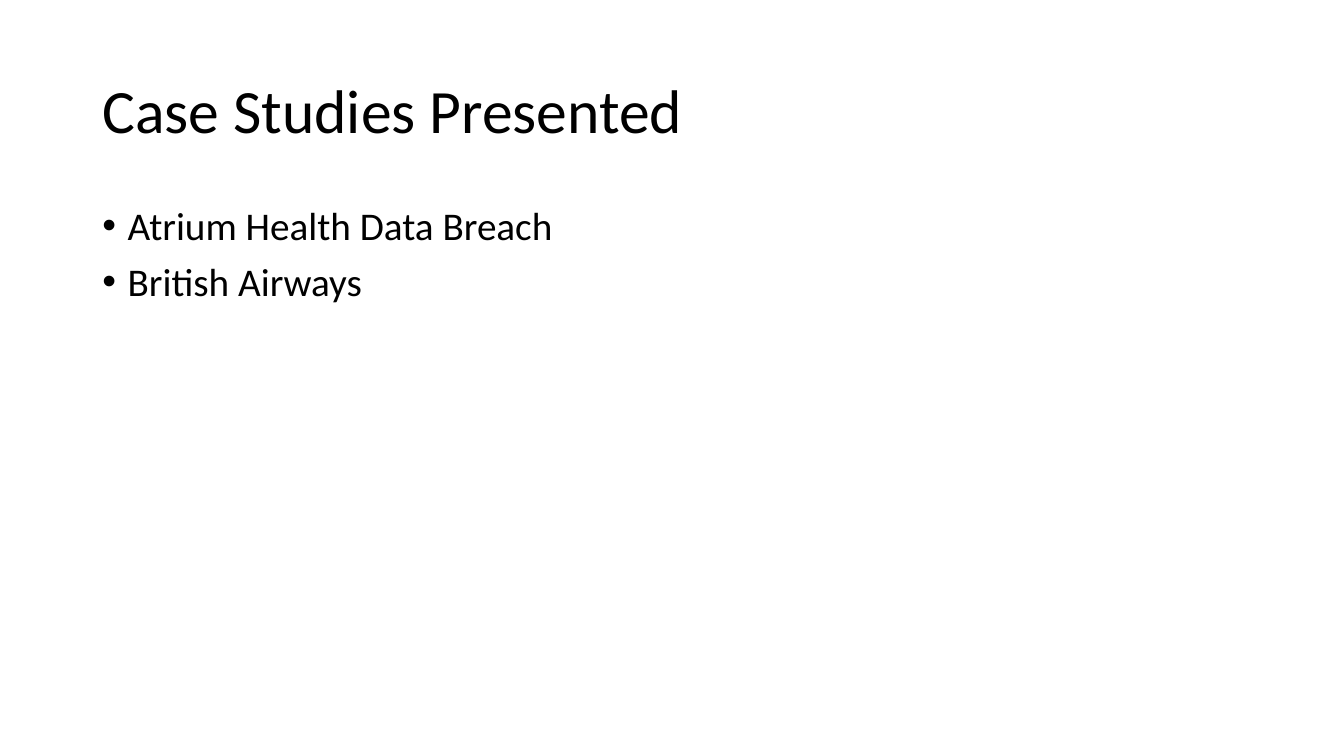
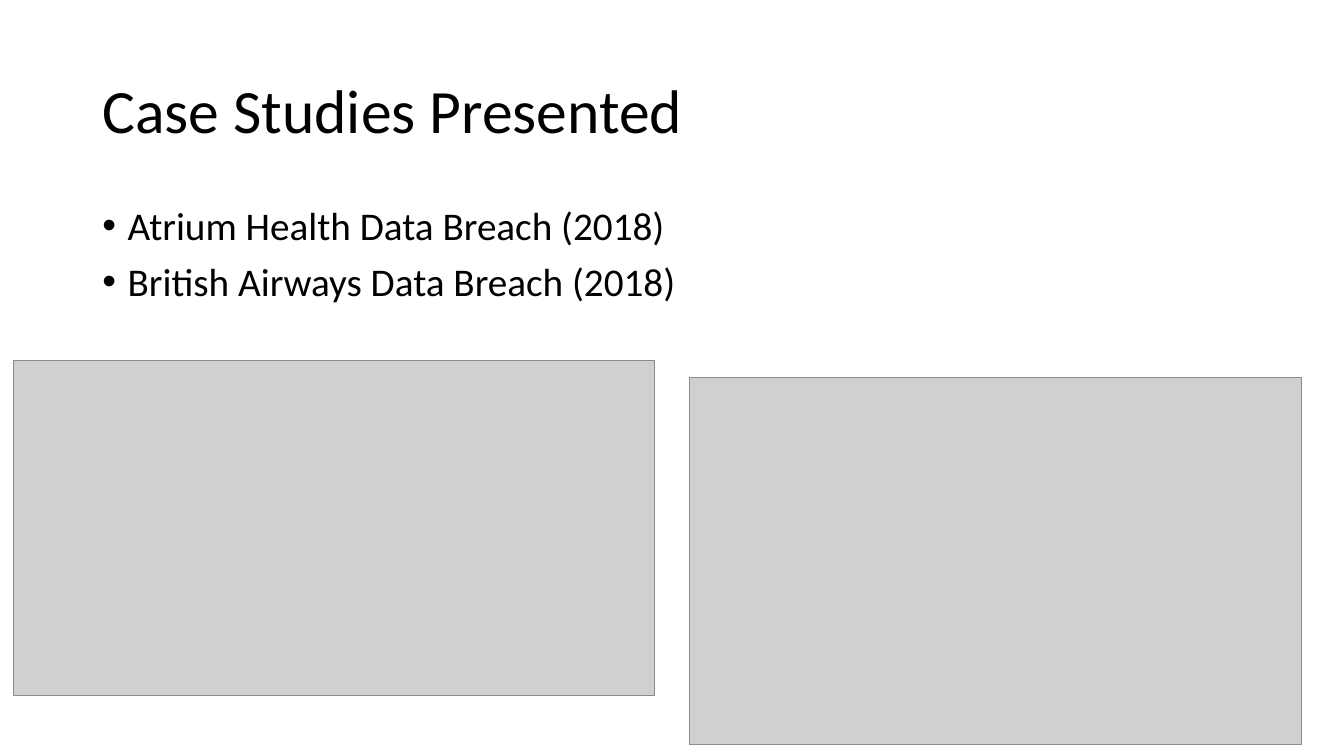
Before and after one commit to nicholasneo78/regression-analysis, a slide deck: slide 3 of CE4062-project.pptx. Drawn at 1344x756 pixels with LibreOffice and Linux fonts; fonts in the diff are those of the drawing; grey boxes stand for pictures. Boxes give left, top, right and bottom in pixels: in the first picture for what was removed or moved away, otherwise in the second. Text is boxed around its words. In the diff, an @@ line names an element or a change of style, - is before the commit and + after.

Commit message:
updated slides

```diff
--- a/CE4062-project.pptx
+++ b/CE4062-project.pptx
@@ text at <box>128,211,675,303</box>: text changed @@
-• Atrium Health Data Breach
-• British Airways
+• Atrium Health Data Breach (2018)
+• British Airways Data Breach (2018)
@@ picture added at <box>14,360,655,696</box> @@
@@ picture added at <box>690,378,1302,745</box> @@
```
Also in this commit, not shown: 2 other slides changed, 9 slides added.
